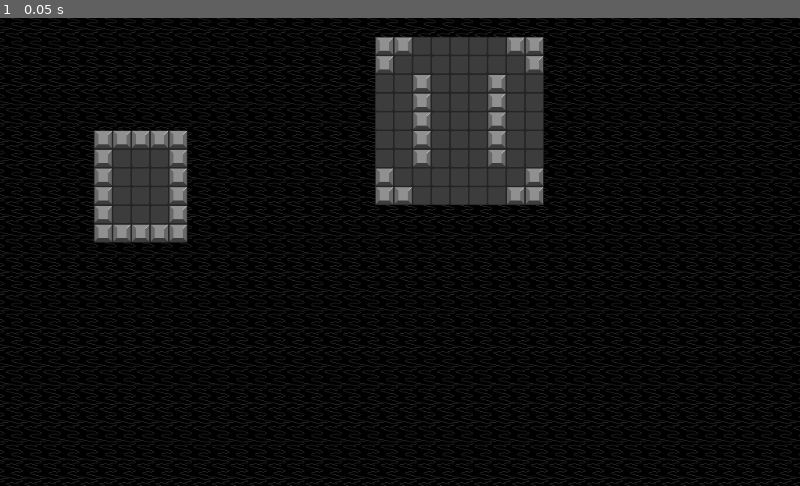
Above: before the commit, frame 1.
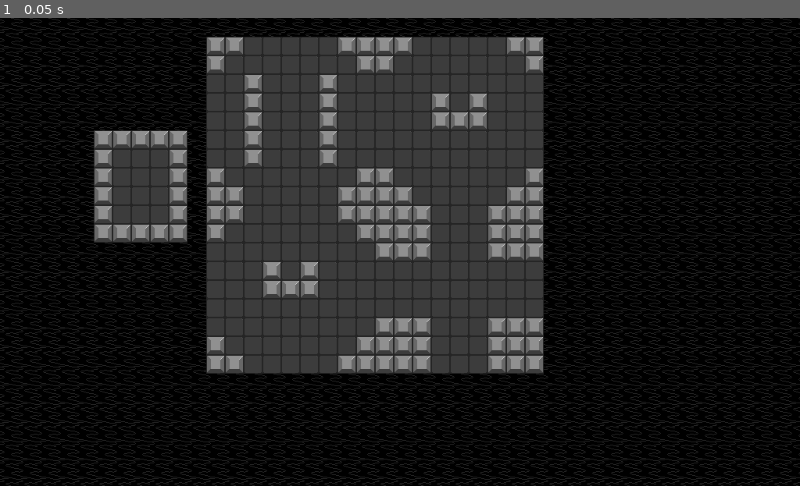
Above: after the commit, the same moment.

Repository: nuzcraft/mini_haquelike
Game: Godot game, scene res://Main.tscn
Two runs of this game, one before a commit and one after it. Both use one fixed random seed, a clock stepped at 60 frames per second and the inputs below.
Inputs:
- Up to frame 1 (0.05 s): no input

The runs differ from the first frame. In frame 1, 23% of the frame differs, in the area x 25-68%, y 4-77%.

Commit message:
parameterized random room generation function

Diff:
--- a/main.gd
+++ b/main.gd
@@ -11,7 +11,11 @@
 	rng.randomize()
 	# create a simple 2d array to hold our initial map of tiles
 	var tiles = generate_world()
-	tiles = generate_rooms(tiles)
+	tiles = generate_random_room(tiles, 11, 1)
+	tiles = generate_random_room(tiles, 20, 1)
+	tiles = generate_random_room(tiles, 11, 10)
+	tiles = generate_random_room(tiles, 20, 10)
+
 	set_tilemap_cells(tiles)
 
 func generate_world():
@@ -43,7 +47,7 @@
 	array = create_rect_in_2d_array(array, start_x + 1, start_y + 1, width - 2, height - 2, FloorTile)
 	return array
 
-func generate_rooms(tiles):
+func generate_random_room(tiles, map_x, map_y):
 	# get possible rooms based on room layout data
 	var image_size = rooms_layouts_data.get_size()
 	var num_rooms_x = image_size.x / ROOM_SIZE
@@ -60,8 +64,11 @@
 			rooms_layouts_data.lock()
 			var pixel = rooms_layouts_data.get_pixel(start_x + x, start_y + y)
 			# if the pixel is back, set the tile to a WallTile
-			if pixel == Color.black:
-				tiles[20 + x][1 + y] = WallTile.new(20 + x, 1 + y)
-			if pixel == Color.white:
-				tiles[20 + x][1 + y] = FloorTile.new(20 + x, 1 + y)
+			var new_tile = Tile.new(map_x + x, map_y + y)
+			match pixel:
+				Color.black:
+					new_tile = WallTile.new(map_x + x, map_y + y)
+				Color.white:
+					new_tile = FloorTile.new(map_x + x, map_y + y)
+			tiles[map_x + x][map_y + y] = new_tile
 	return tiles
